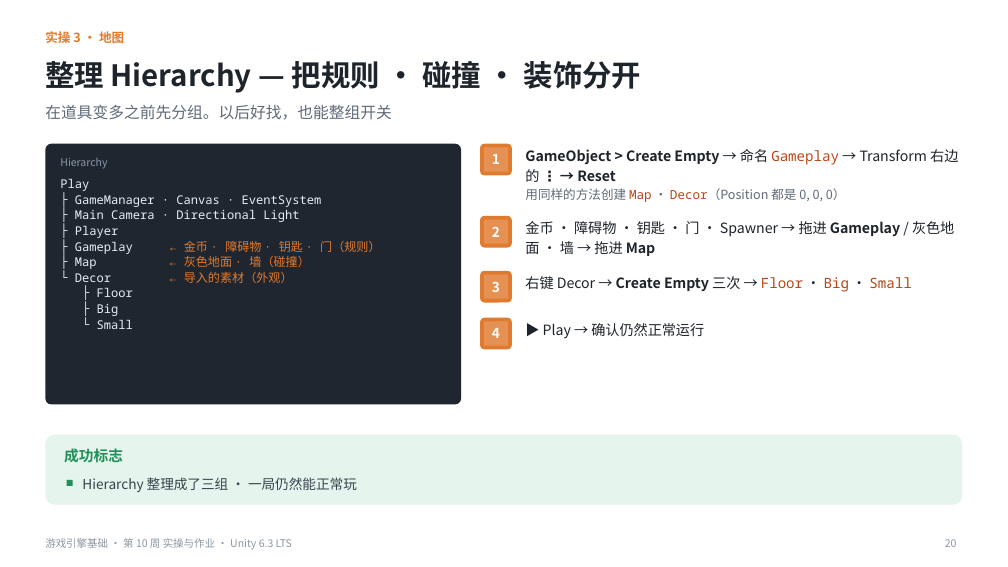
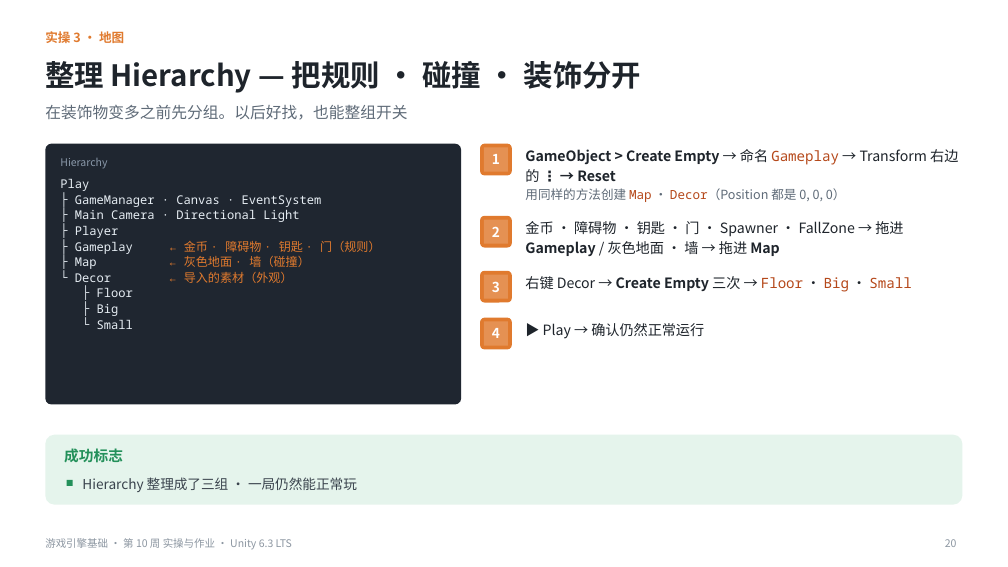
Before and after one commit to iplay-garden/game-engine-basics, a slide deck: slide 20 of 10주차/简体中文/游戏引擎基础_第10周_实操与作业指南_简体中文.pptx. Drawn at 1008x567 pixels with LibreOffice and Linux fonts; fonts in the diff are those of the drawing. Boxes give left, top, right and bottom in pixels: in the first picture for what was removed or moved away, otherwise in the second. Text is boxed around its words. In the diff, an @@ line names an element or a change of style, - is before the commit and + after.

```diff
--- a/10주차/简体中文/游戏引擎基础_第10周_实操与作业指南_简体中文.pptx
+++ b/10주차/简体中文/游戏引擎基础_第10周_实操与作业指南_简体中文.pptx
@@ text at [45,105,407,120]: text changed @@
-在道具变多之前先分组。以后好找，也能整组开关
+在装饰物变多之前先分组。以后好找，也能整组开关
@@ text at [525,221,903,256]: text changed @@
-金币 · 障碍物 · 钥匙 · 门 · Spawner → 拖进 Gameplay / 灰色地面 · 墙 → 拖进 Map
+金币 · 障碍物 · 钥匙 · 门 · Spawner · FallZone → 拖进 Gameplay / 灰色地面 · 墙 → 拖进 Map
```
Also in this commit, not shown: 17 other slides changed, 13 other files.
